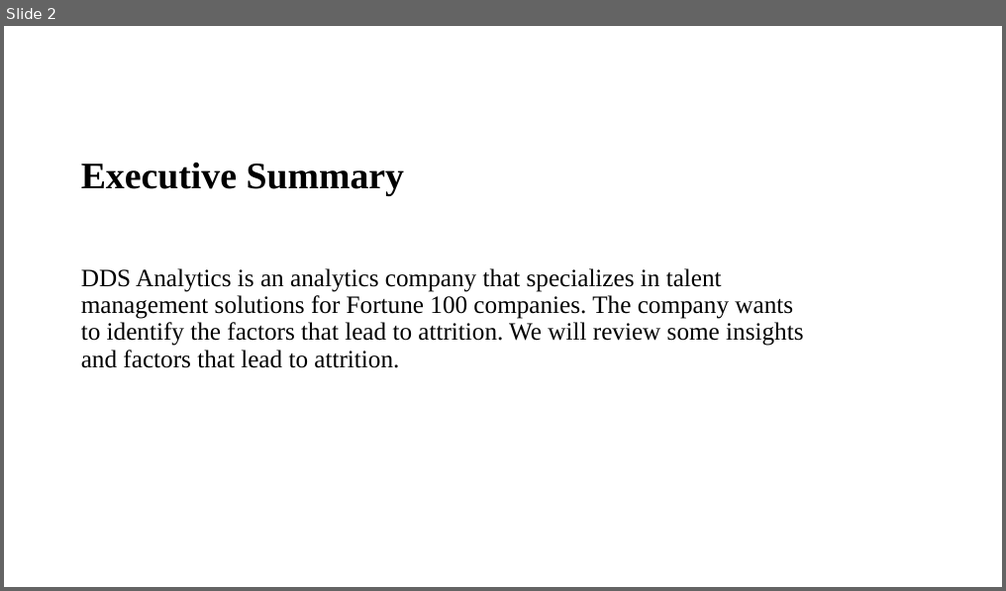
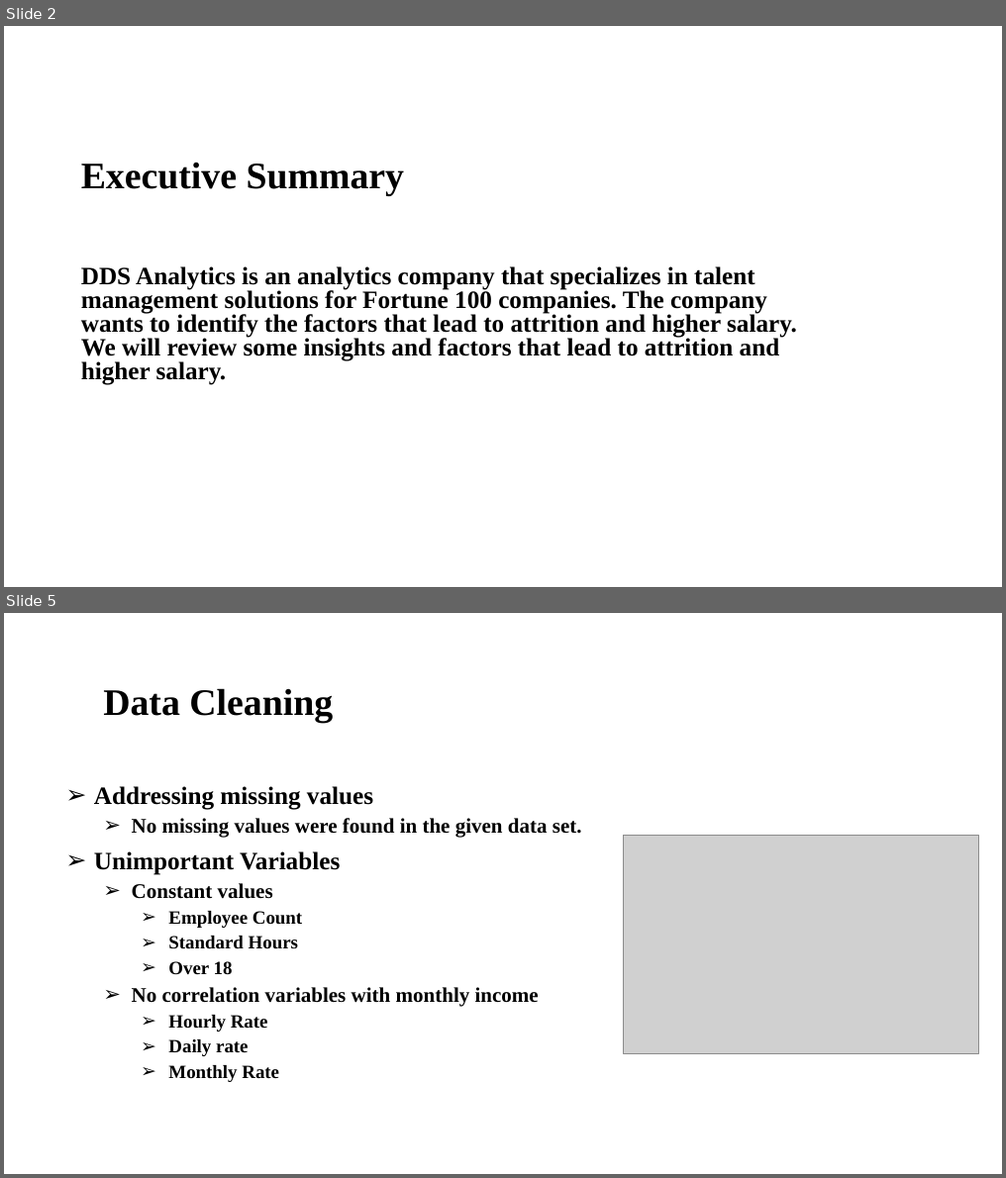
Before and after one commit to RashmiAPatel19/SMU_MSDS_6306_CaseStudy2_Spring2021, a slide deck: RashmiPatelCaseStudy2.pptx. Shown one above the other, each under a label of ours: slide 2 before the commit, slides 2 and 5 after it; the slides between them are not shown. The pictures are 1006x591 and 1006x1178 pixels, drawn with LibreOffice and Linux fonts; fonts in the diff are those of the drawing; grey boxes stand for pictures; background and template pictures are left out. Boxes give left, top, right and bottom in pixels: in the first picture for what was removed or moved away, otherwise in the second. Text is boxed around its words. In the diff, an @@ line names an element or a change of style, - is before the commit and + after.

```diff
--- a/RashmiPatelCaseStudy2.pptx
+++ b/RashmiPatelCaseStudy2.pptx
@@ slide 5 added at [4,613,1002,1174], background picture (left out) @@
@@ title added at [103,688,333,723], 36 pt, text #000000, bold @@
+  Data Cleaning
@@ subtitle added at [94,786,582,1082], 20 pt, text #000000, bold @@
+➢ Addressing missing values
+  ➢ No missing values were found in the given data set.
+➢ Unimportant Variables
+  ➢ Constant values
+    ➢ Employee Count
+    ➢ Standard Hours
+    ➢ Over 18
+  ➢ No correlation variables with monthly income
+    ➢ Hourly Rate
+    ➢ Daily rate
+    ➢ Monthly Rate
@@ picture added at [624,835,979,1054] @@
@@ slide 2 changed as well @@
@@ subtitle at [81,267,797,385]: text changed; bold on @@
-DDS Analytics is an analytics company that specializes in talent management solutions for Fortune 100 companies. The company wants to identify the factors that lead to attrition. We will review some insights and factors that lead to attrition.
+DDS Analytics is an analytics company that specializes in talent management solutions for Fortune 100 companies. The company wants to identify the factors that lead to attrition and higher salary. We will review some insights and factors that lead to attrition and higher salary.
```
Also in this commit, not shown: 2 other slides changed, 21 other slides added.
